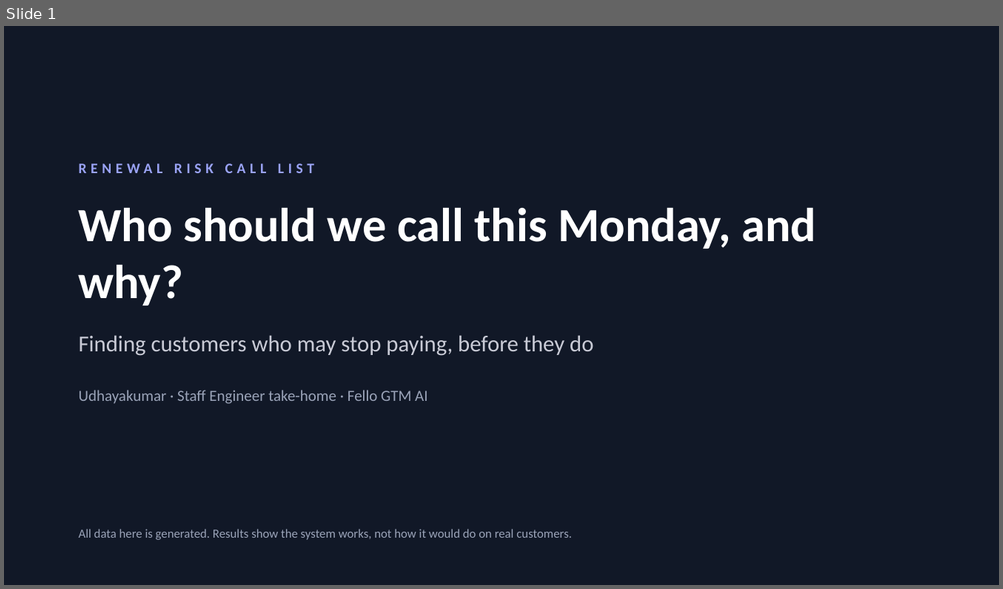
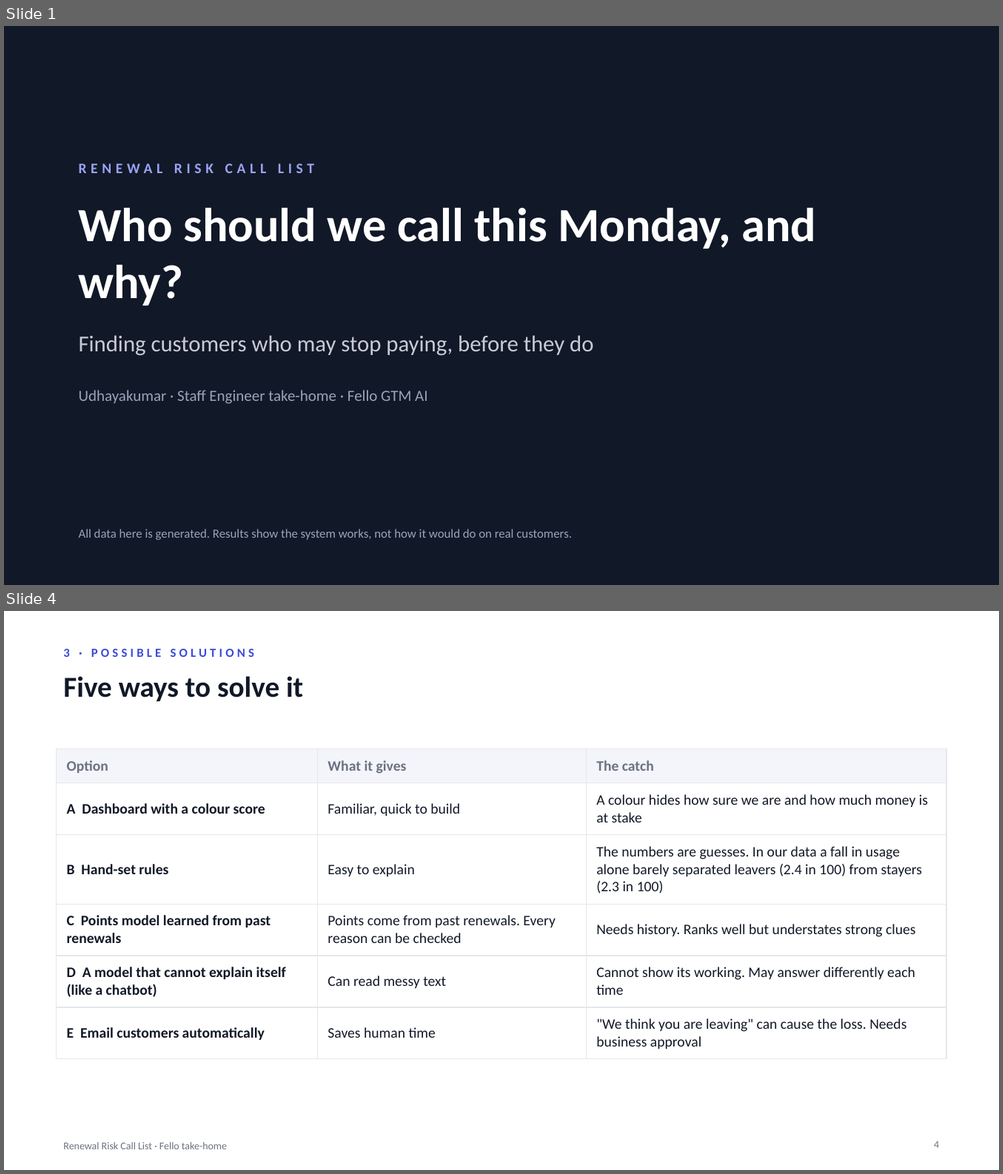
Before and after one commit to udhayakumaran/fello-renewal-risk, a slide deck: docs/renewal-risk-deck.pptx. Shown one above the other, each under a label of ours: slide 1 before the commit, slides 1 and 4 after it; the slides between them are not shown. The pictures are 1003x589 and 1003x1174 pixels, drawn with LibreOffice and Linux fonts; fonts in the diff are those of the drawing. Boxes give left, top, right and bottom in pixels: in the first picture for what was removed or moved away, otherwise in the second. Text is boxed around its words. In the diff, an @@ line names an element or a change of style, - is before the commit and + after.

```diff
--- a/docs/renewal-risk-deck.pptx
+++ b/docs/renewal-risk-deck.pptx
@@ slide 4 added at [4,611,999,1170], background #FFFFFF @@
@@ text added at [63,649,255,657], 12 pt, text #3B4BD8, bold @@
+3 · POSSIBLE SOLUTIONS
@@ text added at [63,676,303,701], 28 pt, text #111827, bold @@
+Five ways to solve it
@@ table added at [57,749,946,1052], 6 rows, 3 columns @@
+Option | What it gives | The catch
+A Dashboard with a colour score | Familiar, quick to build | A colour hides how sure we are and how much money is at stake
+B Hand-set rules | Easy to explain | The numbers are guesses. In our data a fall in usage alone barely separated leavers (2.4 in 100) from stayers (2.3 in 100)
+C Points model learned from past renewals | Points come from past renewals. Every reason can be checked | Needs history. Ranks well but understates strong clues
+D A model that cannot explain itself (like a chatbot) | Can read messy text | Cannot show its working. May answer differently each time
+E Email customers automatically | Saves human time | "We think you are leaving" can cause the loss. Needs business approval
@@ text added at [63,1142,227,1150], 10 pt, text #6B7280 @@
+Renewal Risk Call List · Fello take-home
@@ page number added at [933,1142,939,1148], 10 pt, text #6B7280 @@
+4
```
Also in this commit, not shown: 8 slides changed, 9 other slides added, 4 slides removed, 6 other files.
